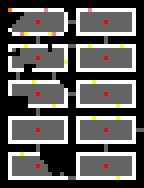
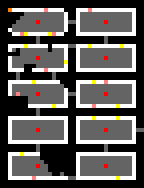
Layers edited between the first and the second 144px x 188px image:
painted on "Calque" over left=16, top=68, right=108, bottom=180
